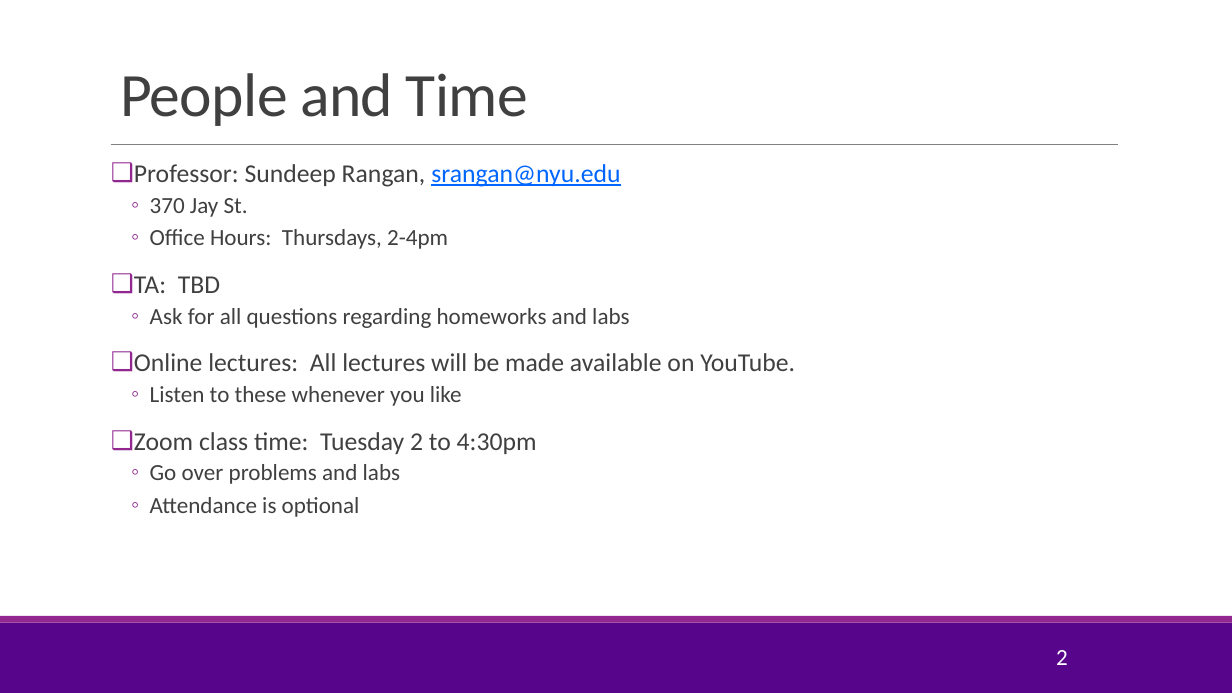
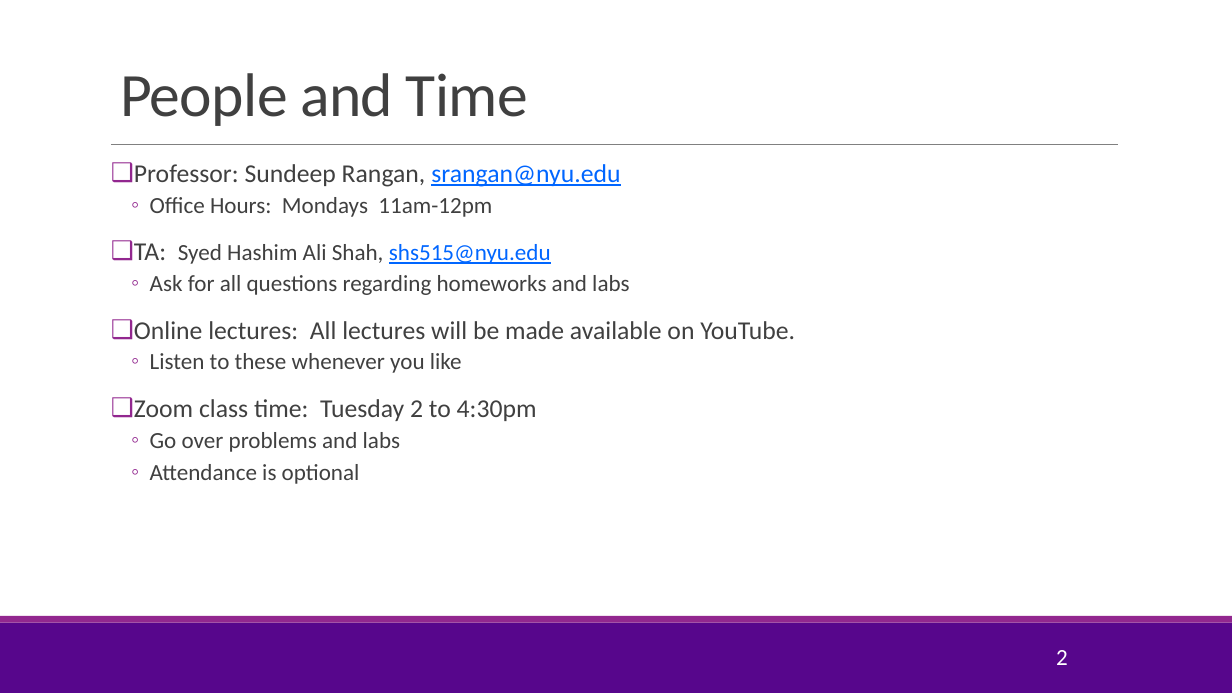
Before and after one commit to sdrangan/wirelesscomm, a slide deck: slide 2 of lectures/CourseAdmin.pptx. Drawn at 1232x693 pixels with LibreOffice and Linux fonts; fonts in the diff are those of the drawing; background and template pictures are left out. Boxes give left, top, right and bottom in pixels: in the first picture for what was removed or moved away, otherwise in the second. Text is boxed around its words. In the diff, an @@ line names an element or a change of style, - is before the commit and + after.

```diff
--- a/lectures/CourseAdmin.pptx
+++ b/lectures/CourseAdmin.pptx
@@ text at [134,197,551,264]: text changed @@
-  ◦ 370 Jay St.
-  ◦ Office Hours: Thursdays, 2-4pm
-❑ TA: TBD
+  ◦ Office Hours: Mondays 11am-12pm
+❑ TA: Syed Hashim Ali Shah, shs515@nyu.edu
```
Also in this commit, not shown: 1 other slide changed, 3 slides added, 1 other file.
